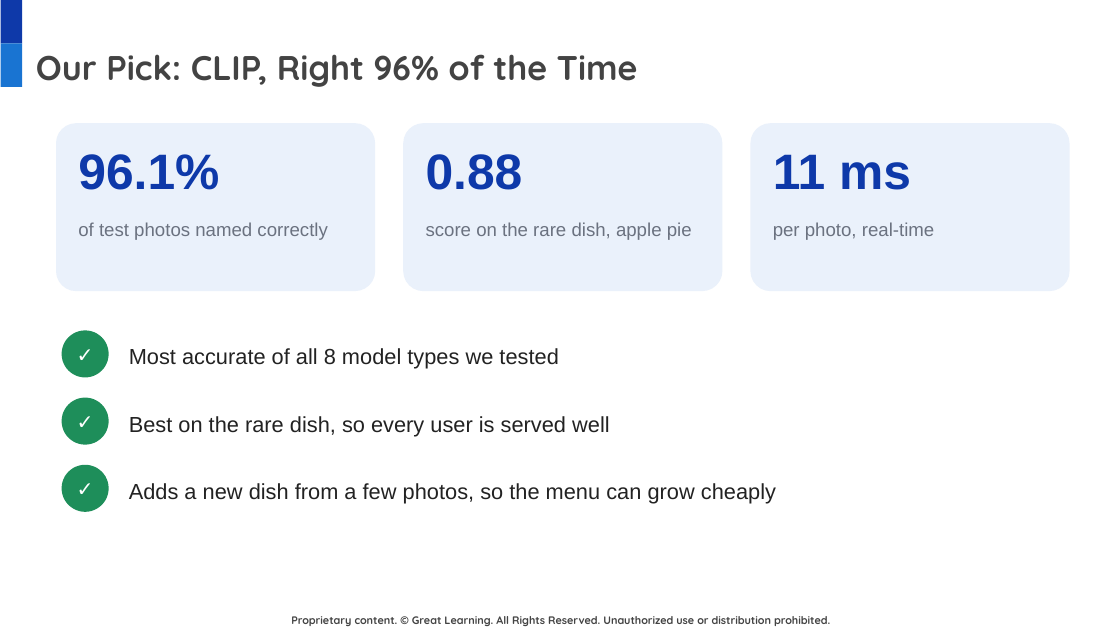
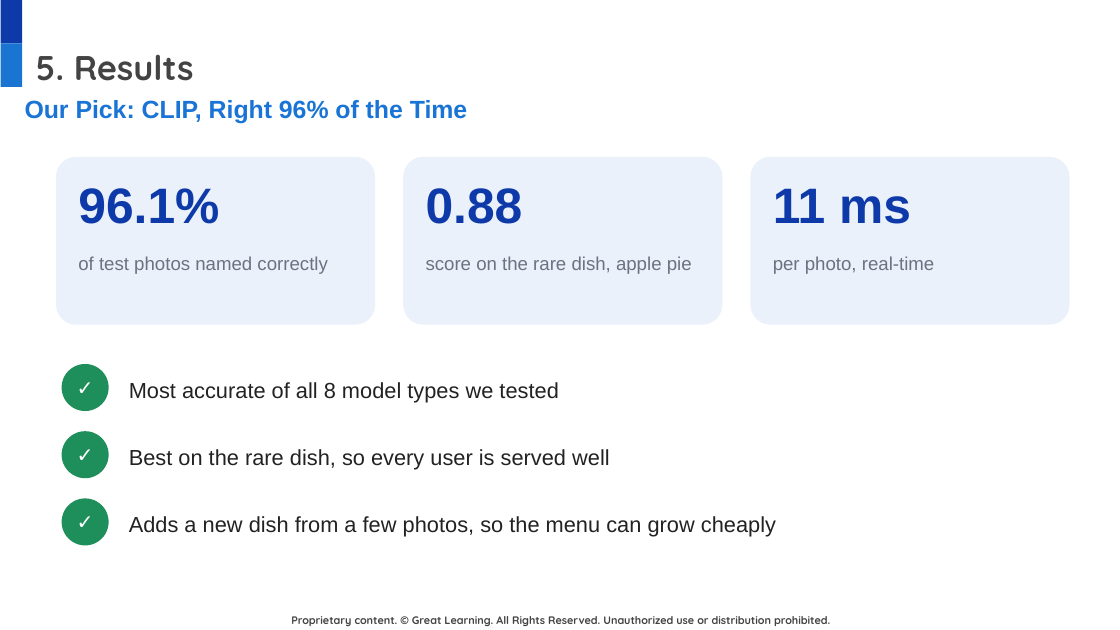
Before and after one commit to DatariusAI/nutriscan-food-detection, a slide deck: slide 9 of docs/NutriScan_Final_Presentation.pptx. Drawn at 1120x630 pixels with LibreOffice and Linux fonts; fonts in the diff are those of the drawing; background and template pictures are left out. Boxes give left, top, right and bottom in pixels: in the first picture for what was removed or moved away, otherwise in the second. Text is boxed around its words. In the diff, an @@ line names an element or a change of style, - is before the commit and + after.

```diff
--- a/docs/NutriScan_Final_Presentation.pptx
+++ b/docs/NutriScan_Final_Presentation.pptx
@@ title at [36,54,194,81]: text changed @@
-Our Pick: CLIP, Right 96% of the Time
+5. Results
@@ text added at [25,100,467,124], 16 pt, text #1974D5, bold @@
+Our Pick: CLIP, Right 96% of the Time
@@ 9 texts, 3 rounded rectangles, 3 ellipses: place and size @@
-9 texts, 3 rounded rectangles, 3 ellipses at [56,123,1070,512]
+9 texts, 3 rounded rectangles, 3 ellipses at [56,157,1070,545]
```
Also in this commit, not shown: 11 other slides changed.
